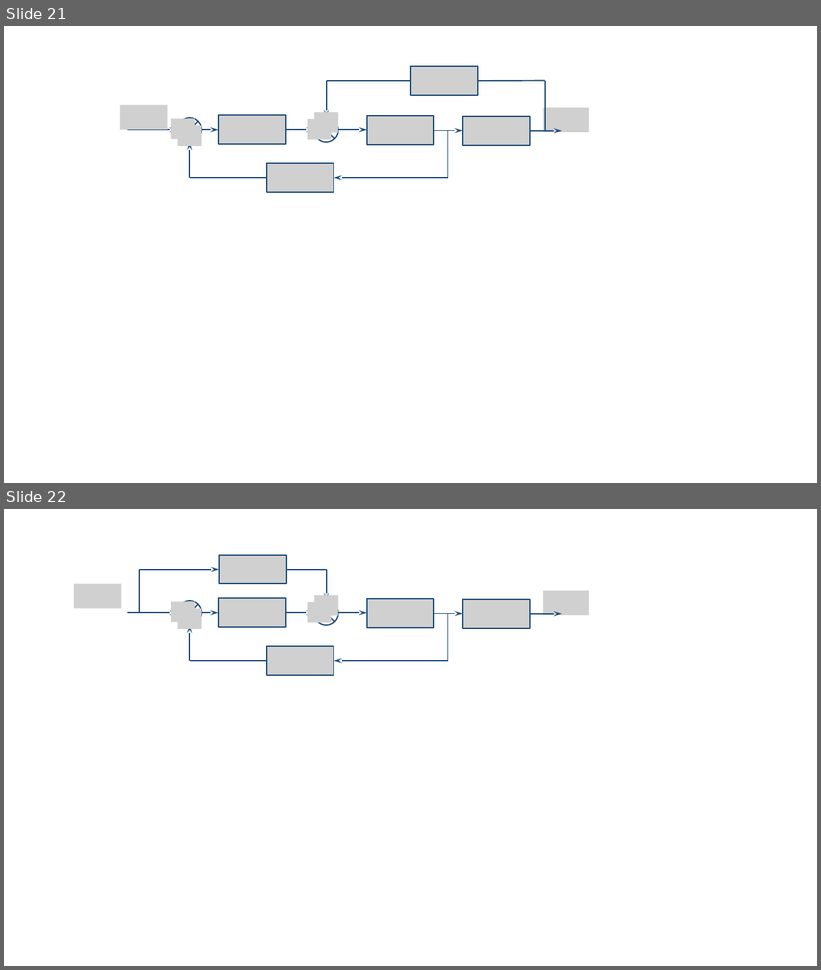
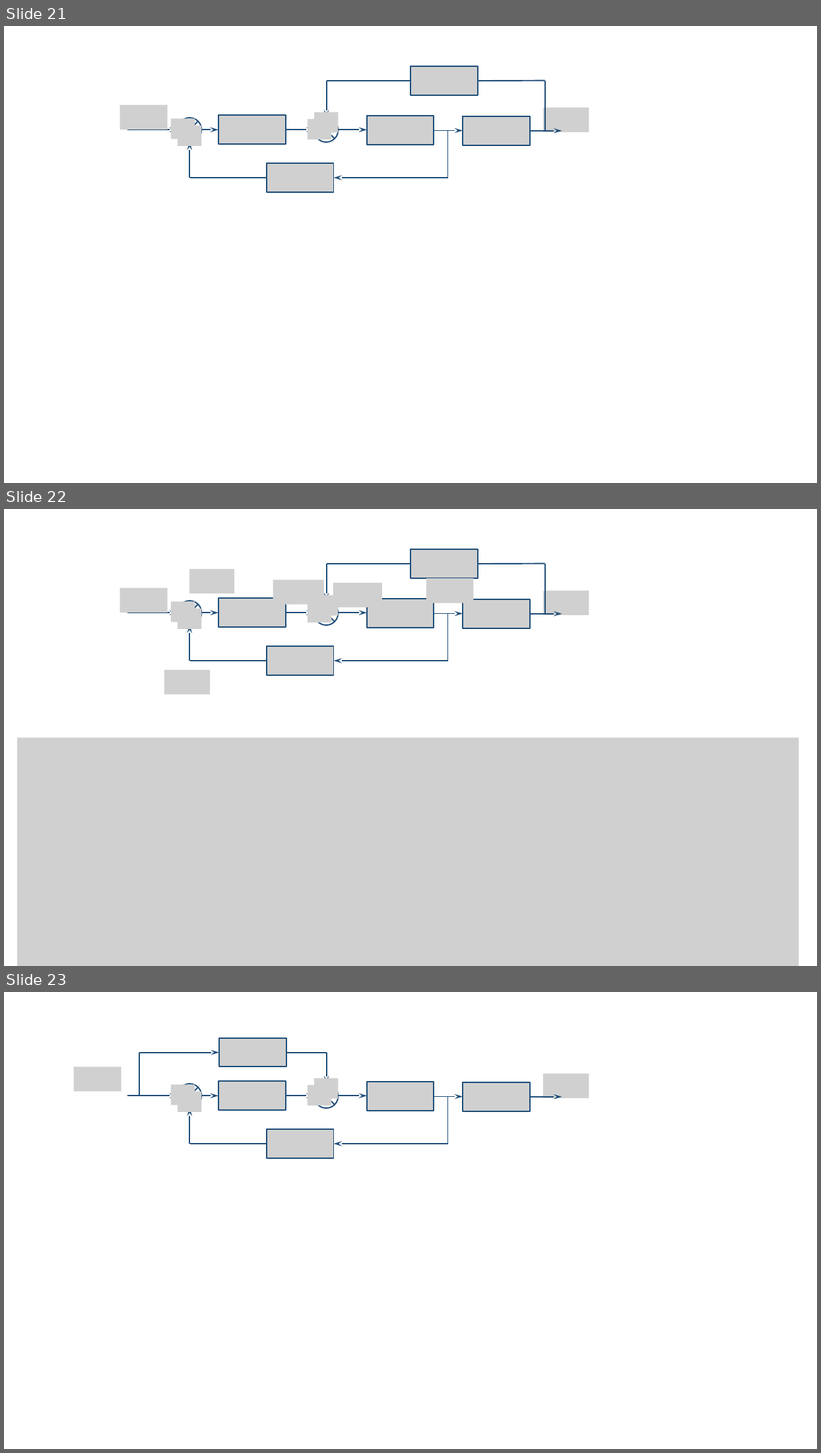
Before and after one commit to xpessoles/ExercicesCompetences, a slide deck: xx_Figures/Figures_SLCI.pptx. Shown one above the other, each under a label of ours: slides 21 and 22 before the commit, slides 21, 22 and 23 after it. The pictures are 821x970 and 821x1453 pixels, drawn with LibreOffice and Linux fonts; fonts in the diff are those of the drawing; grey boxes stand for pictures. Boxes give left, top, right and bottom in pixels: in the first picture for what was removed or moved away, otherwise in the second. Text is boxed around its words. In the diff, an @@ line names an element or a change of style, - is before the commit and + after.

```diff
--- a/xx_Figures/Figures_SLCI.pptx
+++ b/xx_Figures/Figures_SLCI.pptx
@@ slide 22 added at box(4, 509, 817, 966), background #FFFFFF @@
@@ arrow added from (327, 563) to (327, 601), #1F4E79 1.5 pt @@
@@ line added from (411, 564) to (327, 564), #1F4E79 1.5 pt @@
@@ picture added at box(411, 549, 478, 578) @@
@@ line added from (545, 563) to (478, 564), #1F4E79 1.5 pt @@
@@ line added from (545, 563) to (545, 614), #1F4E79 1.5 pt @@
@@ picture added at box(120, 588, 168, 612) @@
@@ picture added at box(189, 569, 234, 593) @@
@@ picture added at box(273, 580, 323, 604) @@
@@ picture added at box(333, 583, 382, 607) @@
@@ picture added at box(426, 578, 473, 603) @@
@@ picture added at box(171, 601, 195, 623) @@
@@ flow chart summing junction added at box(178, 601, 201, 625), outline #1F4E79 1.5 pt @@
@@ picture added at box(218, 599, 286, 627) @@
@@ picture added at box(308, 602, 331, 623) @@
@@ flow chart summing junction added at box(314, 601, 338, 625), outline #1F4E79 1.5 pt @@
@@ picture added at box(314, 595, 338, 616) @@
@@ picture added at box(367, 599, 434, 627) @@
@@ picture added at box(463, 599, 530, 628) @@
@@ picture added at box(543, 591, 589, 615) @@
@@ arrow added from (127, 613) to (178, 613), #1F4E79 1.5 pt @@
@@ picture added at box(178, 609, 201, 629) @@
@@ arrow added from (189, 661) to (189, 625), #1F4E79 1.5 pt @@
@@ arrow added from (201, 613) to (218, 613), #1F4E79 1.5 pt @@
@@ arrow added from (286, 613) to (314, 613), #1F4E79 1.5 pt @@
@@ arrow added from (338, 613) to (367, 613), #1F4E79 1.5 pt @@
@@ arrow added from (434, 614) to (463, 614), #1F4E79 1.5 pt @@
@@ line added from (448, 614) to (448, 661), #1F4E79 1.5 pt @@
@@ arrow added from (530, 614) to (562, 614), #1F4E79 1.5 pt @@
@@ picture added at box(266, 646, 333, 675) @@
@@ line added from (266, 661) to (190, 661), #1F4E79 1.5 pt @@
@@ arrow added from (449, 661) to (334, 661), #1F4E79 1.5 pt @@
@@ picture added at box(164, 670, 210, 694) @@
@@ picture added at box(17, 738, 799, 966) @@
@@ what was slide 22 is now slide 23 @@
```
Also in this commit, not shown: 1 other slide added.
